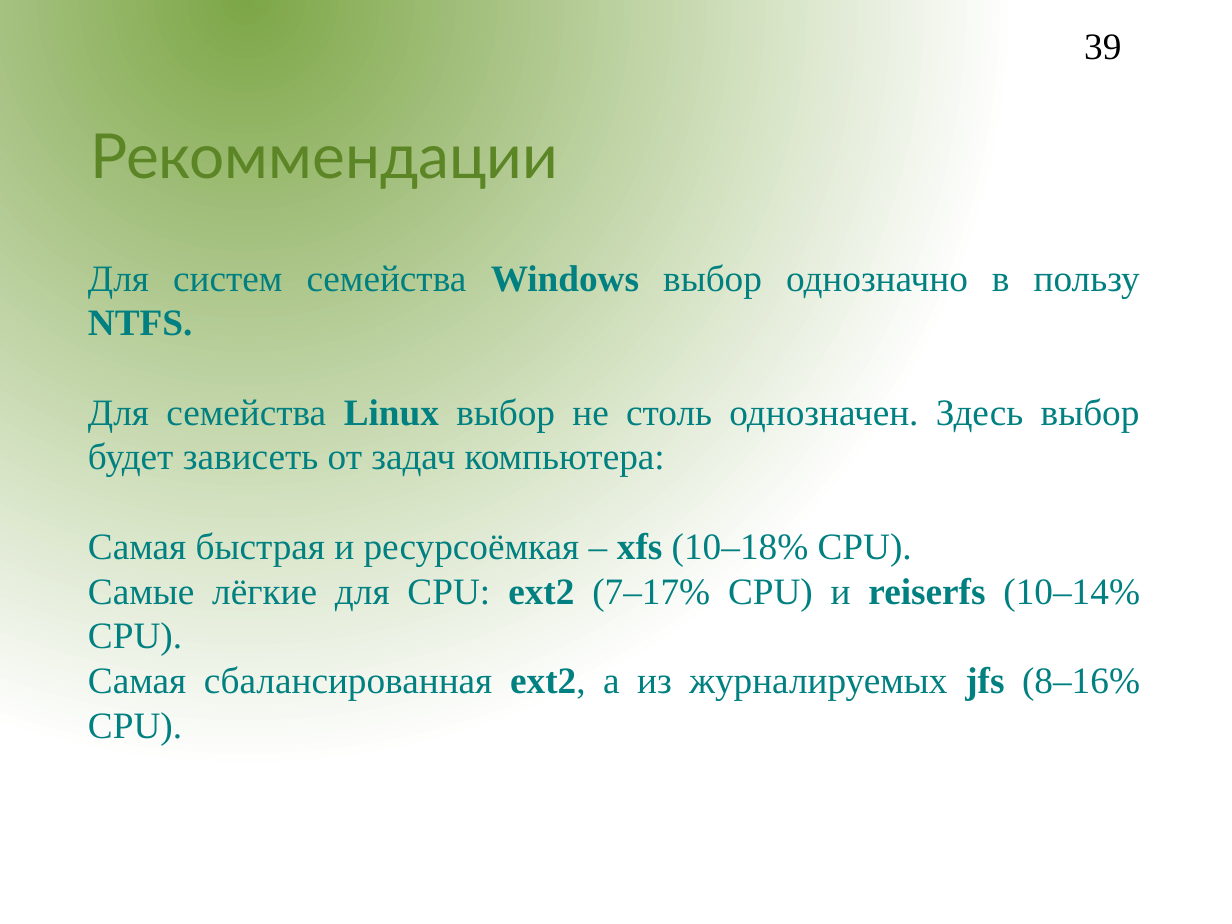
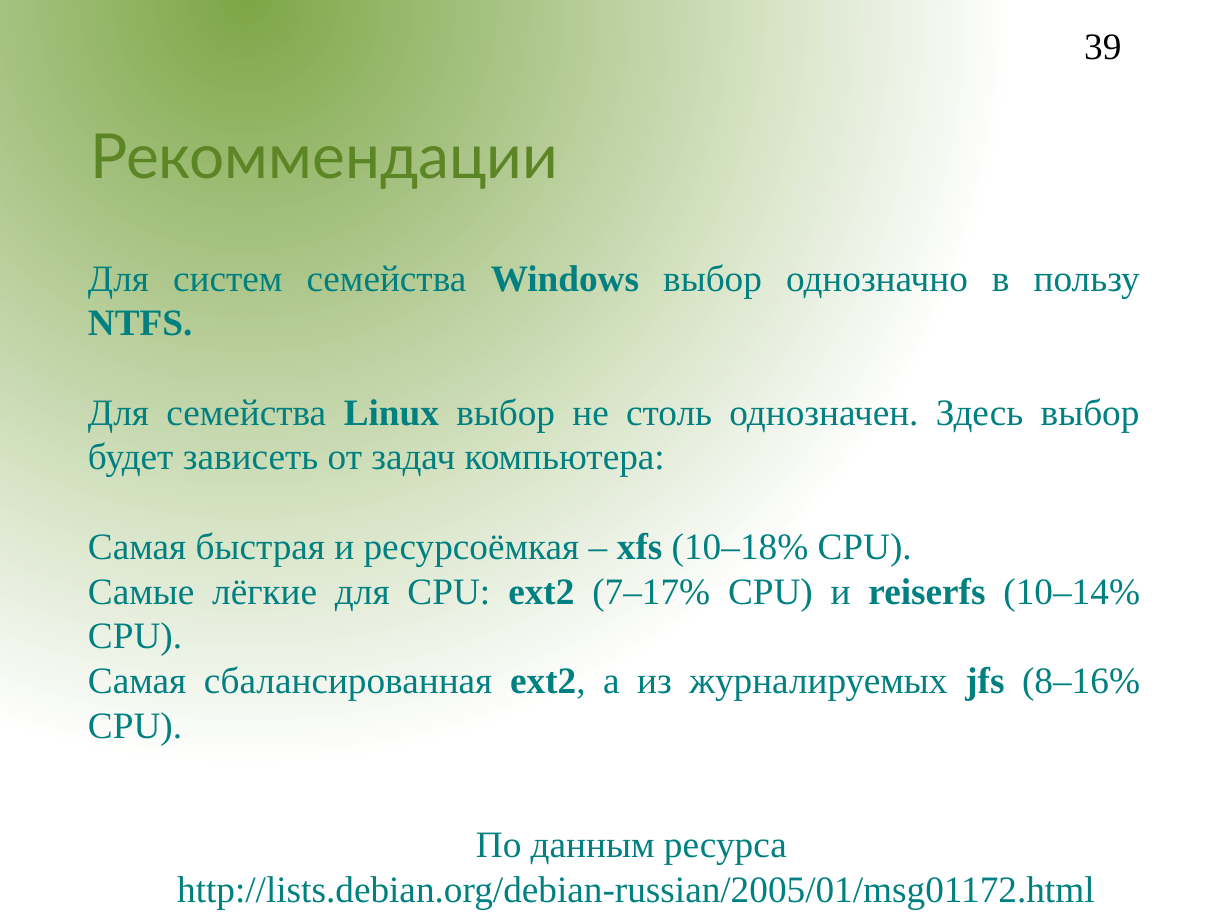
Before and after one commit to aeremenok/a-team-777, a slide deck: slide 39 of 9/st/presentations/file_sybsystem/fs.odp. Drawn at 1232x924 pixels with LibreOffice and Linux fonts; fonts in the diff are those of the drawing; background and template pictures are left out. Boxes give left, top, right and bottom in pixels: in the first picture for what was removed or moved away, otherwise in the second. Text is boxed around its words. In the diff, an @@ line names an element or a change of style, - is before the commit and + after.

```diff
--- a/9/st/presentations/file_sybsystem/fs.odp
+++ b/9/st/presentations/file_sybsystem/fs.odp
@@ text added at <box>177,832,1094,909</box>, 24 pt, text #008080 @@
+По данным ресурса
+http://lists.debian.org/debian-russian/2005/01/msg01172.html
```
Also in this commit, not shown: 1 other slide changed.
